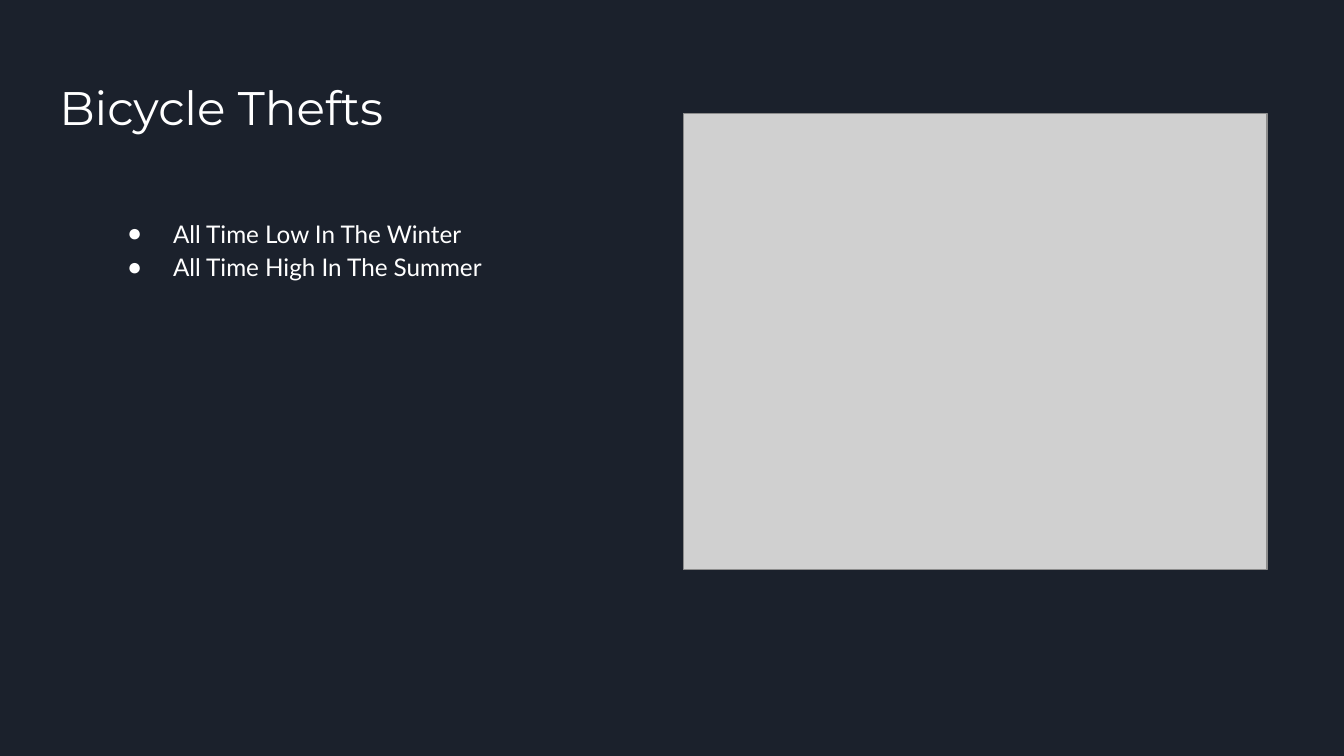
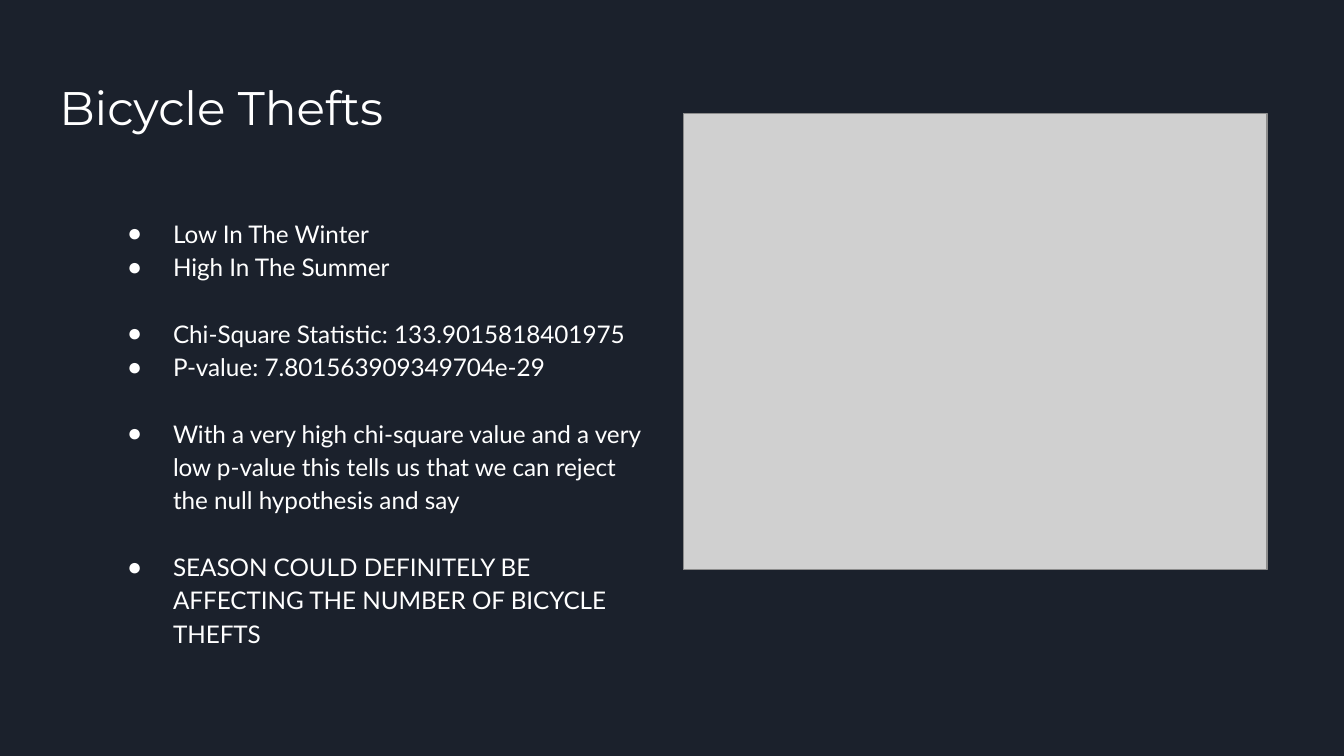
Before and after one commit to oddtexan/Project-1, a slide deck: slide 7 of Project 1 Presentation Final.pptx. Drawn at 1344x756 pixels with LibreOffice and Linux fonts; fonts in the diff are those of the drawing; grey boxes stand for pictures. Boxes give left, top, right and bottom in pixels: in the first picture for what was removed or moved away, otherwise in the second. Text is boxed around its words. In the diff, an @@ line names an element or a change of style, - is before the commit and + after.

```diff
--- a/Project 1 Presentation Final.pptx
+++ b/Project 1 Presentation Final.pptx
@@ text at <box>173,225,641,643</box>: text changed; size 13 to 12.9 pt @@
-● All Time Low In The Winter
-● All Time High In The Summer
+● Low In The Winter
+● High In The Summer
+● Chi-Square Statistic: 133.9015818401975
+● P-value: 7.801563909349704e-29
+● With a very high chi-square value and a very low p-value this tells us that we can reject the null hypothesis and say
+● SEASON COULD DEFINITELY BE AFFECTING THE NUMBER OF BICYCLE THEFTS
```
Also in this commit, not shown: 4 other slides changed, 4 other files.
